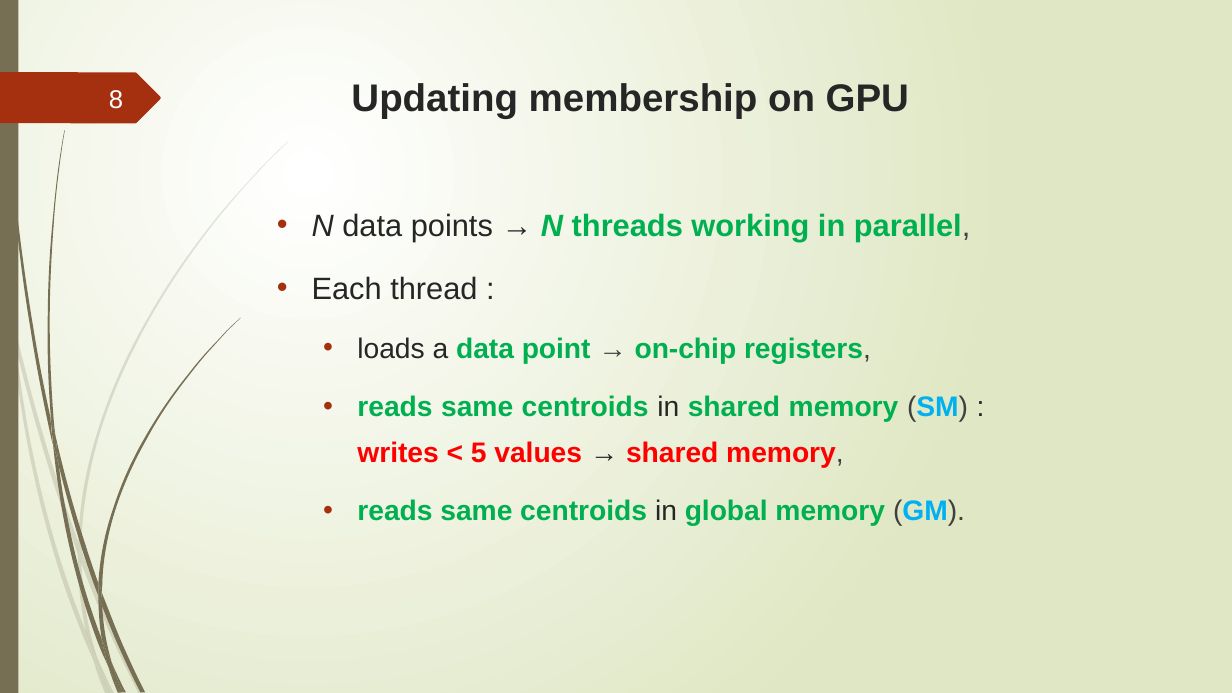
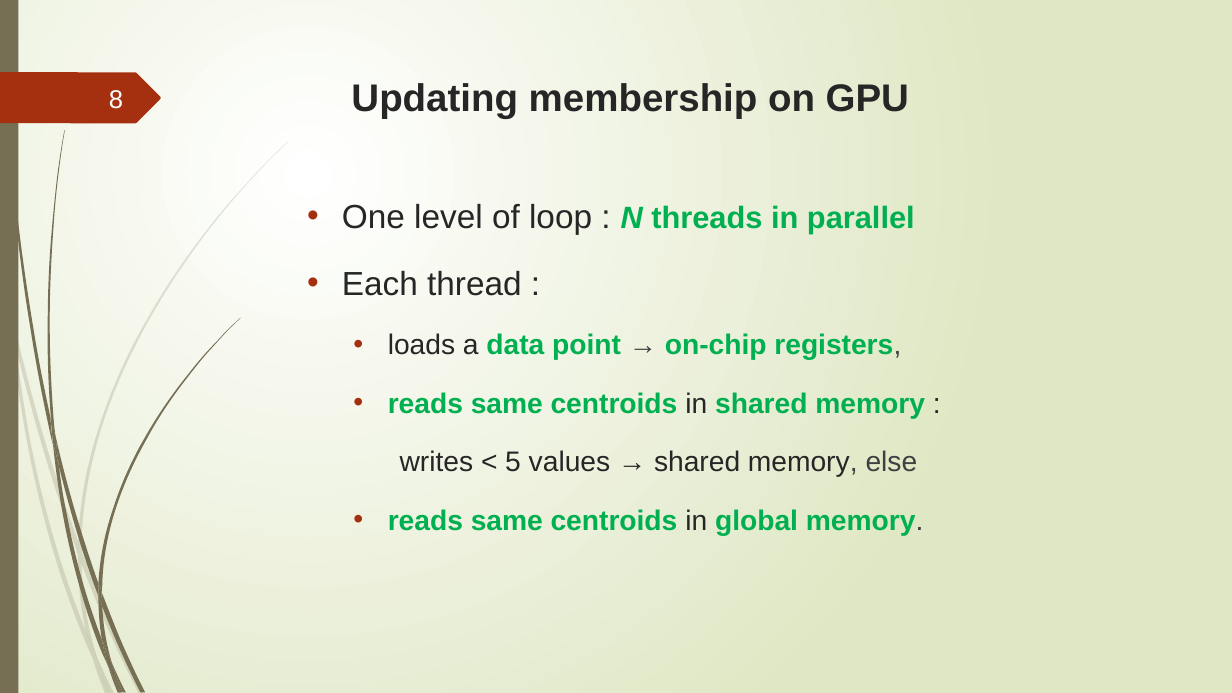
Before and after one commit to trungvdhp/master-ntou, a slide deck: slide 8 of ImageProcessing/Speeding up GFKM.pptx. Drawn at 1232x693 pixels with LibreOffice and Linux fonts; fonts in the diff are those of the drawing. Boxes give left, top, right and bottom in pixels: in the first picture for what was removed or moved away, otherwise in the second. Text is boxed around its words. In the diff, an @@ line names an element or a change of style, - is before the commit and + after.

```diff
--- a/ImageProcessing/Speeding up GFKM.pptx
+++ b/ImageProcessing/Speeding up GFKM.pptx
@@ text "One level of loop : ...": place and size @@
-text "One level of loop : ..." at <box>312,213,971,526</box>
+text "One level of loop : ..." at <box>342,204,925,536</box>
@@ text at <box>342,204,915,234</box>: text changed @@
-• N data points → N threads working in parallel,
+• One level of loop : N threads in parallel
@@ text at <box>342,271,522,296</box>: size 24 to 26 pt in "Each thread :" @@
@@ text at <box>388,392,925,536</box>: text changed @@
-  • reads same centroids in shared memory (SM) : writes < 5 values → shared memory,
-  • reads same centroids in global memory (GM).
+  • reads same centroids in shared memory :
+  writes < 5 values → shared memory, else
+  • reads same centroids in global memory.
```
Also in this commit, not shown: 21 other slides changed, 1 other file.
